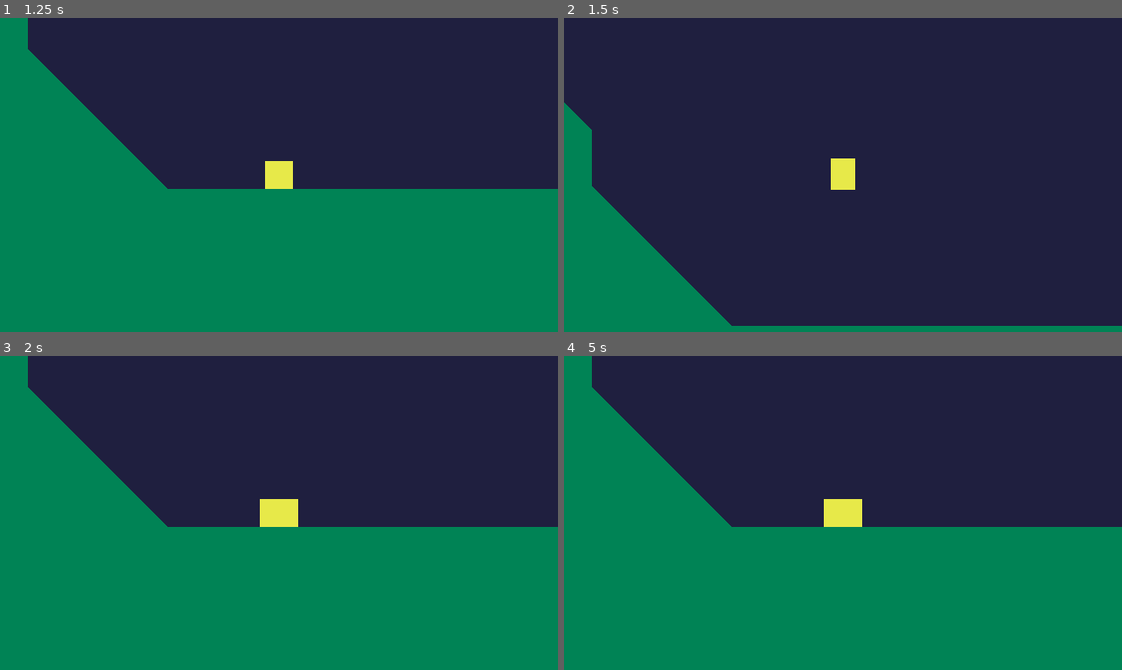
Above: before the commit, frames 1-4 (two rows, left to right).
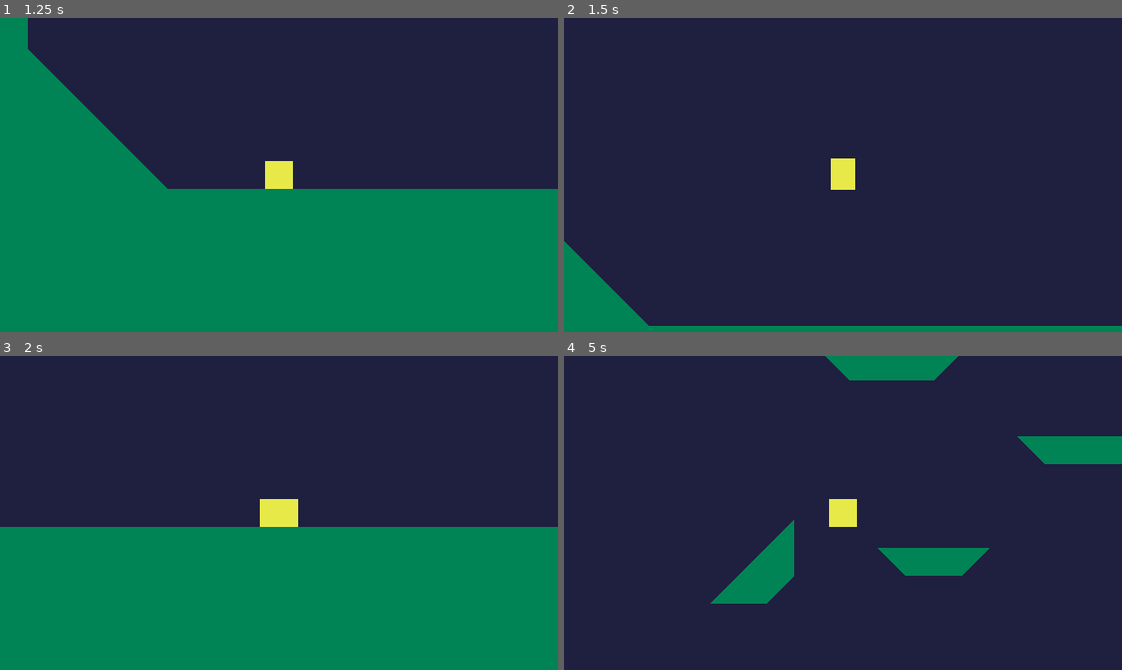
Above: after the commit, the same moments.

Repository: idbrii/godot-eggplant50-template
Game: Godot game, scene res://mainmenu/mainmenu.tscn
Two runs of this game, one before a commit and one after it. Both use one fixed random seed, a clock stepped at 60 frames per second and the inputs below.
Inputs:
- Up to frame 1 (1.25 s): click "Platformer Starter - TheoTheT…" at 0.5 s
- Up to frame 2 (1.5 s): tap Enter at 1.25 s; hold D (move_right, bound only after the commit) from 1.28 s (still down); hold Space (Input1) from 1.28 s (still down)
- Up to frame 3 (2 s): keep holding D (move_right, bound only after the commit); keep holding Space (Input1); tap W (move_up, bound only after the commit) at 1.52 s
- Up to frame 4 (5 s): release Space (Input1) at 2.03 s; tap X (Input2) at 2.1, 3.6 s; tap W (move_up, bound only after the commit) at 2.27, 3.77, 4.52 s; release D (move_right, bound only after the commit) at 2.78 s; hold A (move_left, bound only after the commit) 2.78-3.53 s; hold Space (Input1) 2.78-3.53 s; hold D (move_right, bound only after the commit) from 3.53 s (still down); hold Space (Input1) from 4.28 s (still down)

Frame 1 is identical in both runs. In frame 2, 6.9% of the frame differs, in the area x 0-30%, y 26-99%; in frame 3, 8.3%; in frame 4, 54%, in the area x 0-100%, y 0-100%.

Commit message:
Setup keyboard inputs for move_ inputs
These were using invalid keys because I'd copied them from a godot4
project. Now they all look correct in the Input Map window.

Diff:
--- a/project.godot
+++ b/project.godot
@@ -44,6 +44,7 @@
 
 wind=false
 resol=false
+log=false
 
 [input]
 
@@ -121,33 +122,33 @@
 }
 move_left={
 "deadzone": 0.5,
-"events": [ Object(InputEventKey,"resource_local_to_scene":false,"resource_name":"","device":0,"alt":false,"shift":false,"control":false,"meta":false,"command":false,"pressed":false,"scancode":0,"physical_scancode":0,"unicode":4194319,"echo":false,"script":null)
+"events": [ Object(InputEventKey,"resource_local_to_scene":false,"resource_name":"","device":0,"alt":false,"shift":false,"control":false,"meta":false,"command":false,"pressed":false,"scancode":0,"physical_scancode":65,"unicode":0,"echo":false,"script":null)
 , Object(InputEventJoypadButton,"resource_local_to_scene":false,"resource_name":"","device":0,"button_index":14,"pressure":0.0,"pressed":false,"script":null)
-, Object(InputEventKey,"resource_local_to_scene":false,"resource_name":"","device":-1,"alt":false,"shift":false,"control":false,"meta":false,"command":false,"pressed":false,"scancode":0,"physical_scancode":0,"unicode":97,"echo":false,"script":null)
+, Object(InputEventKey,"resource_local_to_scene":false,"resource_name":"","device":0,"alt":false,"shift":false,"control":false,"meta":false,"command":false,"pressed":false,"scancode":0,"physical_scancode":16777231,"unicode":0,"echo":false,"script":null)
 , Object(InputEventJoypadMotion,"resource_local_to_scene":false,"resource_name":"","device":-1,"axis":0,"axis_value":-1.0,"script":null)
  ]
 }
 move_right={
 "deadzone": 0.5,
-"events": [ Object(InputEventKey,"resource_local_to_scene":false,"resource_name":"","device":0,"alt":false,"shift":false,"control":false,"meta":false,"command":false,"pressed":false,"scancode":0,"physical_scancode":0,"unicode":4194321,"echo":false,"script":null)
+"events": [ Object(InputEventKey,"resource_local_to_scene":false,"resource_name":"","device":0,"alt":false,"shift":false,"control":false,"meta":false,"command":false,"pressed":false,"scancode":0,"physical_scancode":68,"unicode":0,"echo":false,"script":null)
 , Object(InputEventJoypadButton,"resource_local_to_scene":false,"resource_name":"","device":0,"button_index":15,"pressure":0.0,"pressed":false,"script":null)
-, Object(InputEventKey,"resource_local_to_scene":false,"resource_name":"","device":-1,"alt":false,"shift":false,"control":false,"meta":false,"command":false,"pressed":false,"scancode":0,"physical_scancode":0,"unicode":100,"echo":false,"script":null)
+, Object(InputEventKey,"resource_local_to_scene":false,"resource_name":"","device":0,"alt":false,"shift":false,"control":false,"meta":false,"command":false,"pressed":false,"scancode":0,"physical_scancode":16777233,"unicode":0,"echo":false,"script":null)
 , Object(InputEventJoypadMotion,"resource_local_to_scene":false,"resource_name":"","device":-1,"axis":0,"axis_value":1.0,"script":null)
  ]
 }
 move_up={
 "deadzone": 0.5,
-"events": [ Object(InputEventKey,"resource_local_to_scene":false,"resource_name":"","device":0,"alt":false,"shift":false,"control":false,"meta":false,"command":false,"pressed":false,"scancode":0,"physical_scancode":0,"unicode":4194320,"echo":false,"script":null)
+"events": [ Object(InputEventKey,"resource_local_to_scene":false,"resource_name":"","device":0,"alt":false,"shift":false,"control":false,"meta":false,"command":false,"pressed":false,"scancode":0,"physical_scancode":87,"unicode":0,"echo":false,"script":null)
 , Object(InputEventJoypadButton,"resource_local_to_scene":false,"resource_name":"","device":0,"button_index":12,"pressure":0.0,"pressed":false,"script":null)
-, Object(InputEventKey,"resource_local_to_scene":false,"resource_name":"","device":-1,"alt":false,"shift":false,"control":false,"meta":false,"command":false,"pressed":false,"scancode":0,"physical_scancode":0,"unicode":119,"echo":false,"script":null)
+, Object(InputEventKey,"resource_local_to_scene":false,"resource_name":"","device":0,"alt":false,"shift":false,"control":false,"meta":false,"command":false,"pressed":false,"scancode":0,"physical_scancode":16777232,"unicode":0,"echo":false,"script":null)
 , Object(InputEventJoypadMotion,"resource_local_to_scene":false,"resource_name":"","device":-1,"axis":1,"axis_value":-1.0,"script":null)
  ]
 }
 move_down={
 "deadzone": 0.5,
-"events": [ Object(InputEventKey,"resource_local_to_scene":false,"resource_name":"","device":0,"alt":false,"shift":false,"control":false,"meta":false,"command":false,"pressed":false,"scancode":0,"physical_scancode":0,"unicode":4194322,"echo":false,"script":null)
+"events": [ Object(InputEventKey,"resource_local_to_scene":false,"resource_name":"","device":0,"alt":false,"shift":false,"control":false,"meta":false,"command":false,"pressed":false,"scancode":0,"physical_scancode":83,"unicode":0,"echo":false,"script":null)
 , Object(InputEventJoypadButton,"resource_local_to_scene":false,"resource_name":"","device":0,"button_index":13,"pressure":0.0,"pressed":false,"script":null)
-, Object(InputEventKey,"resource_local_to_scene":false,"resource_name":"","device":-1,"alt":false,"shift":false,"control":false,"meta":false,"command":false,"pressed":false,"scancode":0,"physical_scancode":0,"unicode":115,"echo":false,"script":null)
+, Object(InputEventKey,"resource_local_to_scene":false,"resource_name":"","device":0,"alt":false,"shift":false,"control":false,"meta":false,"command":false,"pressed":false,"scancode":0,"physical_scancode":16777234,"unicode":0,"echo":false,"script":null)
 , Object(InputEventJoypadMotion,"resource_local_to_scene":false,"resource_name":"","device":-1,"axis":1,"axis_value":1.0,"script":null)
  ]
 }
@@ -177,6 +178,10 @@
  ]
 }
 
+[logging]
+
+file_logging/enable_file_logging=true
+
 [mono]
 
 project/assembly_name="Eggplant50"
